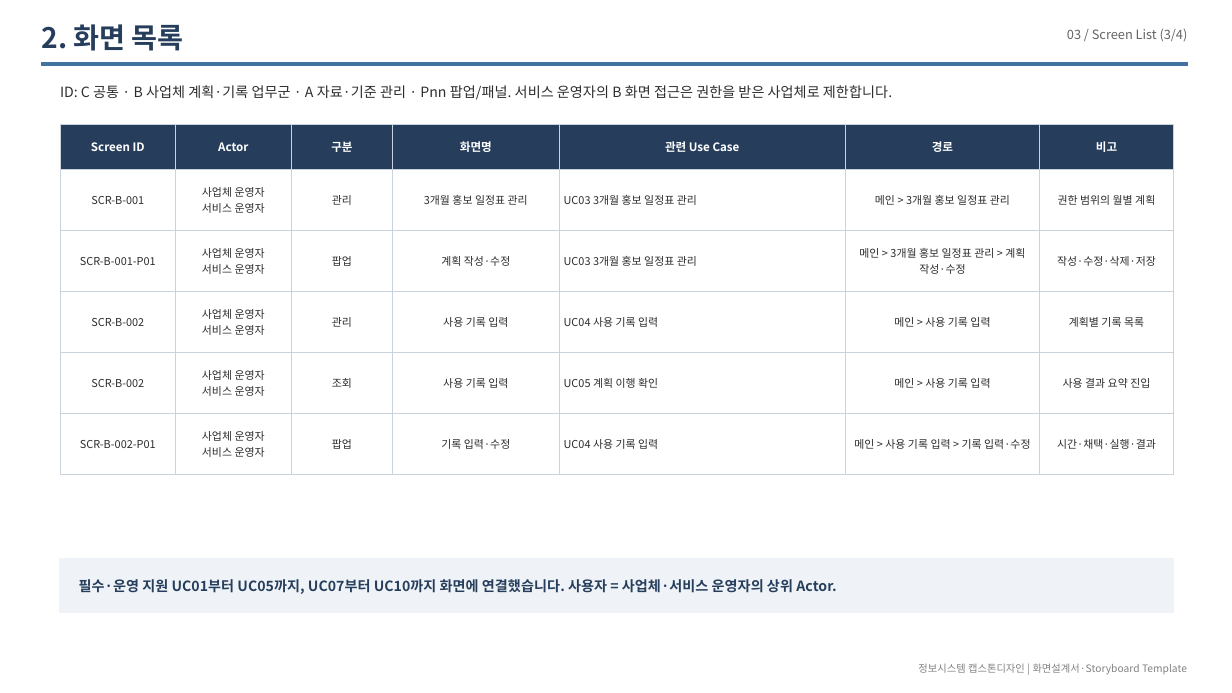
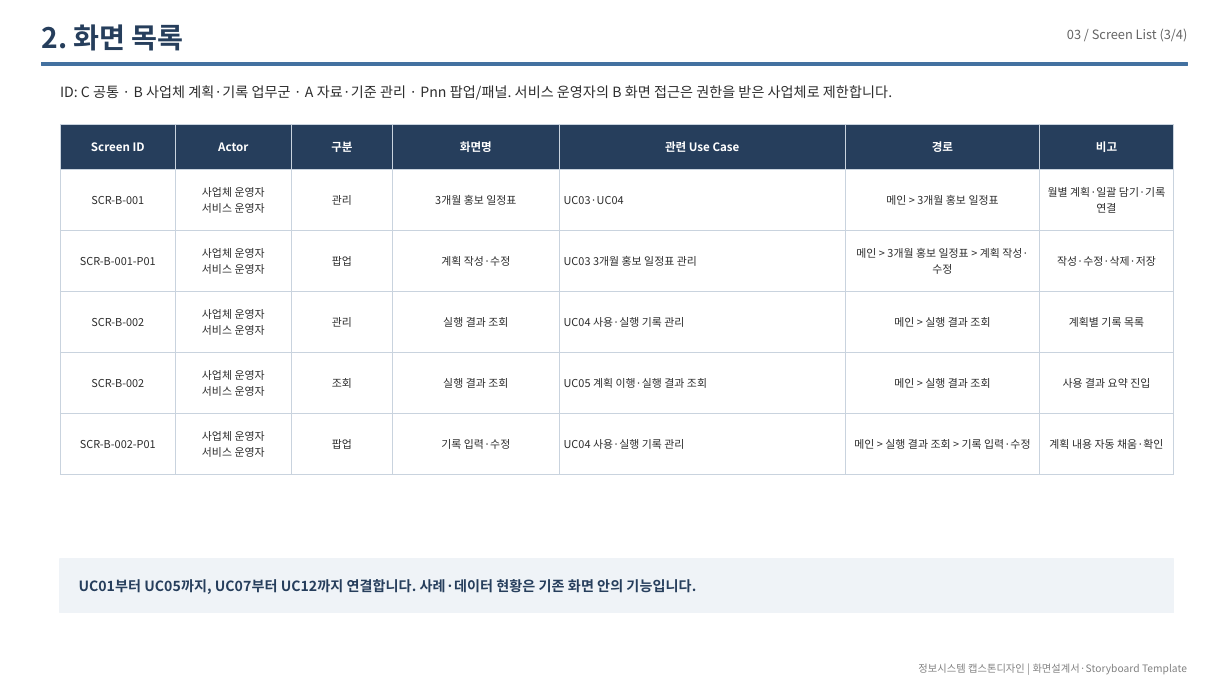
Before and after one commit to LSB-afk/-Information-Systems-Capstone-Design, a slide deck: slide 8 of 00_제출/Red 화면설계서_20260927.pptx. Drawn at 1232x693 pixels with LibreOffice and Linux fonts; fonts in the diff are those of the drawing. Boxes give left, top, right and bottom in pixels: in the first picture for what was removed or moved away, otherwise in the second. Text is boxed around its words. In the diff, an @@ line names an element or a change of style, - is before the commit and + after.

Commit message:
Keep screen specifications aligned with the revised Make flow
Constraint: Preserve the supplied template and use only the two confirmed actors.
Confidence: high
Scope-risk: narrow
Tested: 32 PDF pages; 141 descriptions and markers; 27 capture hashes; unchanged theme, master and layout parts; PPT package, geometry, font and import checks.
Not-tested: Final PowerPoint native rendering; final alignment of the original PROJECT and Use Case Diagram.

```diff
--- a/00_제출/Red 화면설계서_20260927.pptx
+++ b/00_제출/Red 화면설계서_20260927.pptx
@@ table at [60, 125, 1174, 461] @@
-row 2: SCR-B-001 | 사업체 운영자 / 서비스 운영자 | 관리 | 3개월 홍보 일정표 관리 | UC03 3개월 홍보 일정표 관리 | 메인 > 3개월 홍보 일정표 관리 | 권한 범위의 월별 계획
+row 2: SCR-B-001 | 사업체 운영자 / 서비스 운영자 | 관리 | 3개월 홍보 일정표 | UC03·UC04 | 메인 > 3개월 홍보 일정표 | 월별 계획·일괄 담기·기록 연결
-row 3, column 6: 메인 > 3개월 홍보 일정표 관리 > 계획 작성·수정
+row 3, column 6: 메인 > 3개월 홍보 일정표 > 계획 작성·수정
-row 4: SCR-B-002 | 사업체 운영자 / 서비스 운영자 | 관리 | 사용 기록 입력 | UC04 사용 기록 입력 | 메인 > 사용 기록 입력 | 계획별 기록 목록
+row 4: SCR-B-002 | 사업체 운영자 / 서비스 운영자 | 관리 | 실행 결과 조회 | UC04 사용·실행 기록 관리 | 메인 > 실행 결과 조회 | 계획별 기록 목록
-row 5: SCR-B-002 | 사업체 운영자 / 서비스 운영자 | 조회 | 사용 기록 입력 | UC05 계획 이행 확인 | 메인 > 사용 기록 입력 | 사용 결과 요약 진입
+row 5: SCR-B-002 | 사업체 운영자 / 서비스 운영자 | 조회 | 실행 결과 조회 | UC05 계획 이행·실행 결과 조회 | 메인 > 실행 결과 조회 | 사용 결과 요약 진입
-row 6: SCR-B-002-P01 | 사업체 운영자 / 서비스 운영자 | 팝업 | 기록 입력·수정 | UC04 사용 기록 입력 | 메인 > 사용 기록 입력 > 기록 입력·수정 | 시간·채택·실행·결과
+row 6: SCR-B-002-P01 | 사업체 운영자 / 서비스 운영자 | 팝업 | 기록 입력·수정 | UC04 사용·실행 기록 관리 | 메인 > 실행 결과 조회 > 기록 입력·수정 | 계획 내용 자동 채움·확인
@@ text at [79, 579, 696, 594]: text changed @@
-필수·운영 지원 UC01부터 UC05까지, UC07부터 UC10까지 화면에 연결했습니다. 사용자 = 사업체·서비스 운영자의 상위 Actor.
+UC01부터 UC05까지, UC07부터 UC12까지 연결합니다. 사례·데이터 현황은 기존 화면 안의 기능입니다.
```
Also in this commit, not shown: 28 other slides changed, 2 slides added, 7 other files.
